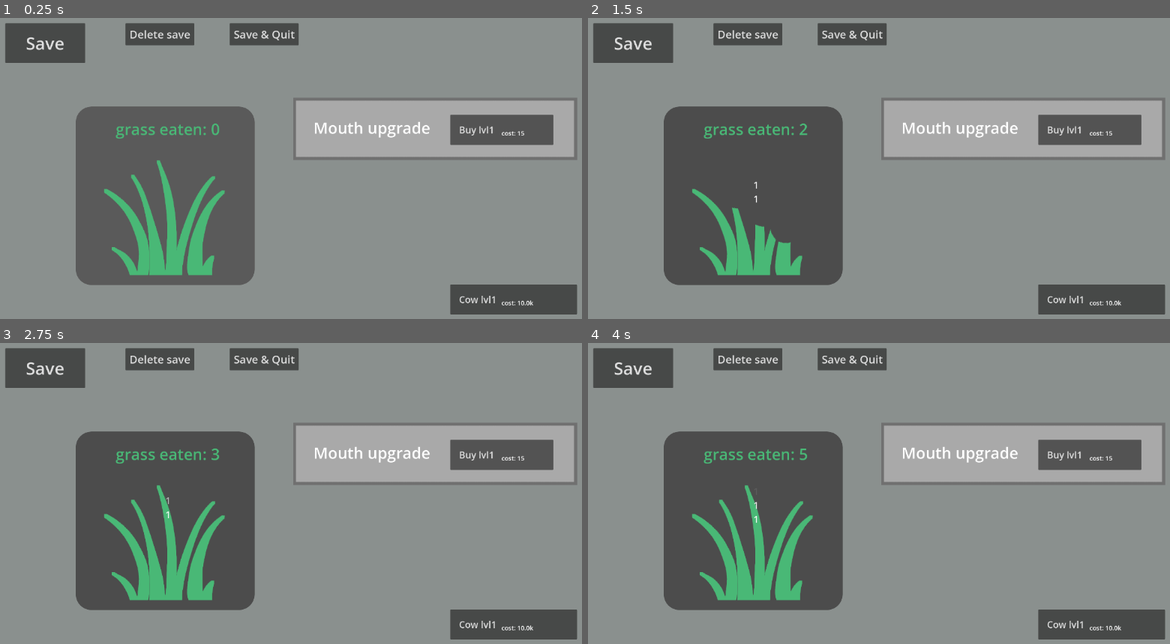
Above: before the commit, frames 1-4 (two rows, left to right).
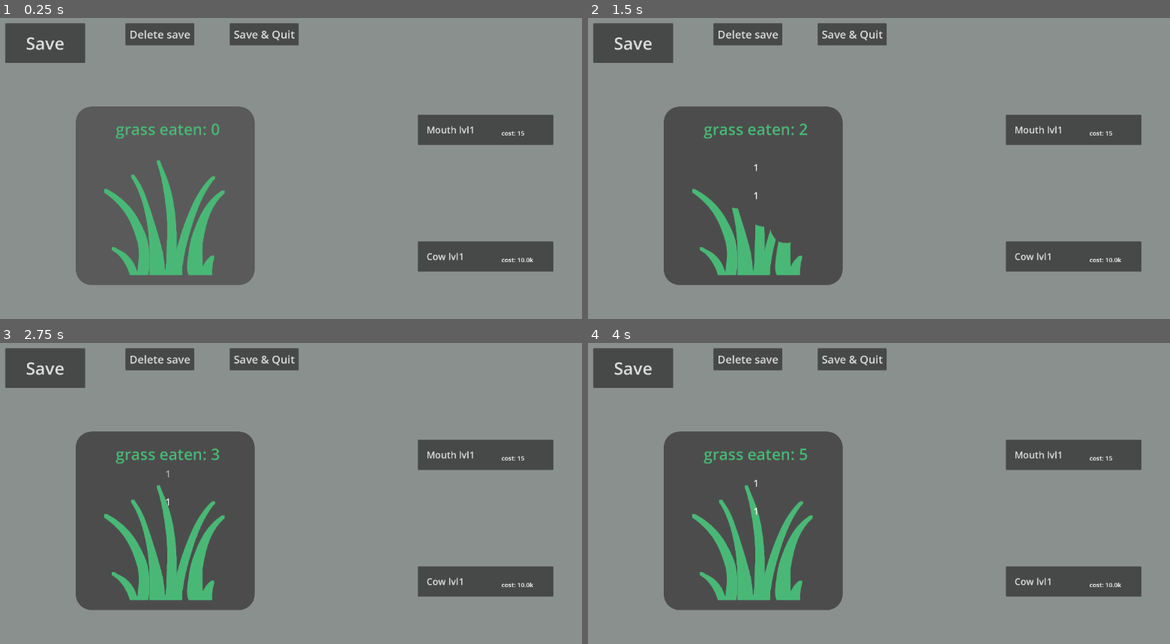
Above: after the commit, the same moments.

Repository: berox455/godot_eg
Game: Godot game, scene res://game.tscn
The game is run twice, just before and just after one commit, with the same random seed, the same clock (stepped at 60 frames per second) and the same inputs.
Inputs:
- Up to frame 1 (0.25 s): no input
- Up to frame 2 (1.5 s): click "grass eaten: 0" at 0.5 s; click "grass eaten: 1" at 1.25 s
- Up to frame 3 (2.75 s): click "grass eaten: 2" at 2 s
- Up to frame 4 (4 s): click "grass eaten: 3" at 2.75 s; click "grass eaten: 4" at 3.5 s

The runs differ from the first frame. In frame 1, 12% of the frame differs, in the area x 50-100%, y 26-99%; in frame 2, 12%; in frame 3, 12%; in frame 4, 12%, in the area x 28-100%, y 26-99%.

Commit message:
change buy buttons, add cow temp cov desc, better click numbers

Diff:
--- a/game.tscn
+++ b/game.tscn
@@ -91,6 +91,7 @@
 [node name="mouth" type="Node" parent="the_game" unique_id=893768253]
 
 [node name="TextBlock" type="Sprite2D" parent="the_game/mouth" unique_id=922247649]
+visible = false
 position = Vector2(441, -177)
 scale = Vector2(1, 0.99999994)
 texture = ExtResource("4_fc0e3")
@@ -107,19 +108,19 @@
 metadata/_edit_use_anchors_ = true
 
 [node name="button" type="Button" parent="the_game/mouth" unique_id=1021568349]
-offset_left = 490.0
+offset_left = 386.0
 offset_top = -222.0
 offset_right = 820.0
 offset_bottom = -125.0
 theme_override_font_sizes/font_size = 30
-text = "   Buy lvl1"
+text = "   Mouth lvl1"
 alignment = 0
 
 [node name="cost" type="RichTextLabel" parent="the_game/mouth/button" unique_id=1172528957]
 layout_mode = 0
-offset_left = 164.0
-offset_top = 45.000004
-offset_right = 232.0
+offset_left = 268.0
+offset_top = 45.0
+offset_right = 336.0
 offset_bottom = 73.0
 mouse_filter = 2
 theme_override_font_sizes/normal_font_size = 20
@@ -146,6 +147,7 @@
 [node name="dog" type="Node" parent="the_game" unique_id=1740376036]
 
 [node name="TextBlock" type="Sprite2D" parent="the_game/dog" unique_id=1483019149]
+visible = false
 position = Vector2(441, 22.999992)
 scale = Vector2(1, 0.99999994)
 texture = ExtResource("4_fc0e3")
@@ -161,19 +163,19 @@
 autowrap_mode = 0
 
 [node name="button" type="Button" parent="the_game/dog" unique_id=444973684]
-offset_left = 490.0
-offset_top = -22.000008
+offset_left = 386.0
+offset_top = -77.0
 offset_right = 820.0
-offset_bottom = 75.0
+offset_bottom = 20.000008
 theme_override_font_sizes/font_size = 30
-text = "   Buy lvl1"
+text = "   Dog lvl1"
 alignment = 0
 
 [node name="cost" type="RichTextLabel" parent="the_game/dog/button" unique_id=74538689]
 layout_mode = 0
-offset_left = 164.0
+offset_left = 268.0
 offset_top = 45.000004
-offset_right = 232.0
+offset_right = 336.0
 offset_bottom = 73.0
 mouse_filter = 2
 theme_override_font_sizes/normal_font_size = 20
@@ -199,6 +201,7 @@
 [node name="chicken" type="Node" parent="the_game" unique_id=667762880]
 
 [node name="TextBlock" type="Sprite2D" parent="the_game/chicken" unique_id=445632120]
+visible = false
 position = Vector2(441, 223)
 scale = Vector2(1, 0.99999994)
 texture = ExtResource("4_fc0e3")
@@ -215,19 +218,19 @@
 metadata/_edit_use_anchors_ = true
 
 [node name="button" type="Button" parent="the_game/chicken" unique_id=460080043]
-offset_left = 490.0
-offset_top = 178.0
+offset_left = 386.0
+offset_top = 54.0
 offset_right = 820.0
-offset_bottom = 275.0
+offset_bottom = 151.0
 theme_override_font_sizes/font_size = 30
-text = "   Buy lvl1"
+text = "   Chicken lvl1"
 alignment = 0
 
 [node name="cost" type="RichTextLabel" parent="the_game/chicken/button" unique_id=1766398019]
 layout_mode = 0
-offset_left = 164.0
-offset_top = 45.000004
-offset_right = 232.0
+offset_left = 268.0
+offset_top = 45.0
+offset_right = 336.0
 offset_bottom = 73.0
 mouse_filter = 2
 theme_override_font_sizes/normal_font_size = 20
@@ -253,19 +256,19 @@
 [node name="cow" type="Node" parent="the_game" unique_id=469185900]
 
 [node name="button" type="Button" parent="the_game/cow" unique_id=641531925]
-offset_left = 490.0
-offset_top = 323.0
-offset_right = 896.0
-offset_bottom = 420.0
+offset_left = 386.0
+offset_top = 185.0
+offset_right = 820.0
+offset_bottom = 282.0
 theme_override_font_sizes/font_size = 30
 text = "   Cow lvl1"
 alignment = 0
 
 [node name="cost" type="RichTextLabel" parent="the_game/cow/button" unique_id=407177894]
 layout_mode = 0
-offset_left = 164.0
-offset_top = 45.000004
-offset_right = 232.0
+offset_left = 268.0
+offset_top = 45.0
+offset_right = 336.0
 offset_bottom = 73.0
 mouse_filter = 2
 theme_override_font_sizes/normal_font_size = 20
--- a/grass.gd
+++ b/grass.gd
@@ -31,7 +31,7 @@
 var saving = 0
 #other
 var munching: int = 0
-var num_velocity: int = 1.5
+var num_velocity: int = 2  # the speed of numbers going up
 
 
 # Called when the node enters the scene tree for the first time.
@@ -67,6 +67,8 @@
 	else:
 		$eat_grass/grass_eaten.text = "grass eaten: " + _abr(grass_eaten)
 
+
+func _physics_process(delta: float) -> void:
 	var children = $Click_numbers.get_children()
 	for node in children:
 		var temp = node.get_position()
@@ -191,6 +193,19 @@
 			"cow_lvl": cow_lvl = saved
 
 
+func _erase_save() -> void:
+	_click_play()
+	var file = FileAccess.open(save_dir, FileAccess.WRITE)
+	file.store_var({})
+	file.close()
+
+
+func _save_quit() -> void:
+	_click_play()
+	_save()
+	get_tree().quit()
+
+
 func _eat_grass_pressed() -> void:
 	grass_eaten += click_munch
 	_spawn_number()
@@ -246,19 +261,6 @@
 		_cow_label_update()
 
 
-func _erase_save() -> void:
-	_click_play()
-	var file = FileAccess.open(save_dir, FileAccess.WRITE)
-	file.store_var({})
-	file.close()
-
-
-func _save_quit() -> void:
-	_click_play()
-	_save()
-	get_tree().quit()
-
-
 func _mouth_buy_enter() -> void:
 	$mouth/button/Label.show()
 
@@ -297,7 +299,7 @@
 "They're geneticaly engineered for munchin' on grass." -Munch Man
 """
 
-	$mouth/button.text = "   Buy lvl" + _abr(mouth_lvl + 1)
+	$mouth/button.text = "   Mouth lvl" + _abr(mouth_lvl + 1)
 	$mouth/button/cost.text = "cost: " + _abr(mouth_cost)
 	if mouth_lvl > 0:
 		$mouth/button/Label.text = str(munch) + " grass/s"
@@ -312,7 +314,7 @@
 "Thier stomach problems must be imense!" -Random bystander
 """
 
-	$dog/button.text = "   Buy lvl" + _abr(dog_lvl + 1)
+	$dog/button.text = "   Dog lvl" + _abr(dog_lvl + 1)
 	$dog/button/cost.text = "cost: " + _abr(dog_cost)
 	if dog_lvl > 0:
 		$dog/button/Label.text = str(dog_munch * dog_lvl) + " grass/s"
@@ -327,7 +329,7 @@
 "Haven't eaten in days is what I'd wager makes 'em this hungry! Or they just got stomach worms" -Chicken seller
 """
 
-	$chicken/button.text = "   Buy lvl" + _abr(chicken_lvl + 1)
+	$chicken/button.text = "   Chicken lvl" + _abr(chicken_lvl + 1)
 	$chicken/button/cost.text = "cost: " + _abr(chicken_cost)
 	if chicken_lvl > 0:
 		$chicken/button/Label.text = str(chicken_munch * 10 * chicken_lvl)+ " grass/s"
@@ -337,8 +339,18 @@
 
 
 func _cow_label_update() -> void:
+	var cow_d = "Eats 100 grass/s"
+	var cow_desc = "\n" + cow_d + """
+"They be goin' moo" -Moo \\temporary pls change
+"""
+
 	$cow/button.text = "   Cow lvl" + _abr(cow_lvl + 1)
 	$cow/button/cost.text = "cost: " + _abr(cow_cost)
+	if cow_lvl > 0:
+		$cow/button/Label.text = str(cow_munch / 10 * cow_lvl)+ " grass/s"
+		$cow/button/Label.text += cow_desc
+	else:
+		$cow/button/Label.text = cow_d
 
 
 func _click_play() -> void:
